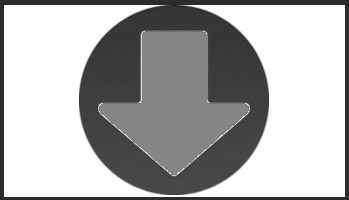
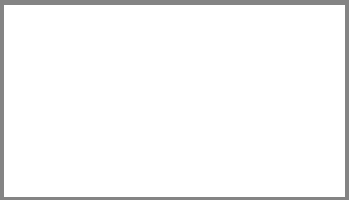
Layers edited between the first and the second 349px x 200px image:
hid "arrow" over (79, 5, 269, 195)
hid "white-arrow" over (79, 5, 269, 195)
hid "frame" over (0, 0, 349, 200)
added layer "frame-arrow" over (0, 0, 349, 200)
